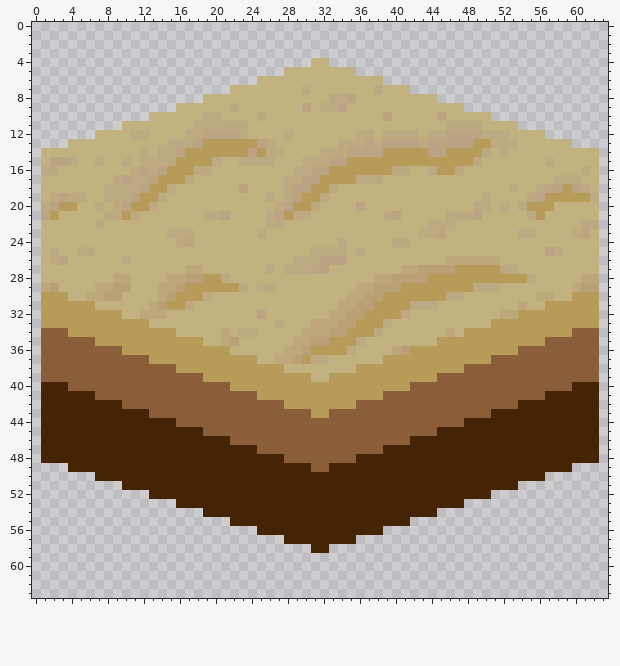
A pixel-art sprite gets an edit: res/sandtile.png. Above is the file before it was changed.
The file is 64x64 pixels.
Now the later version:
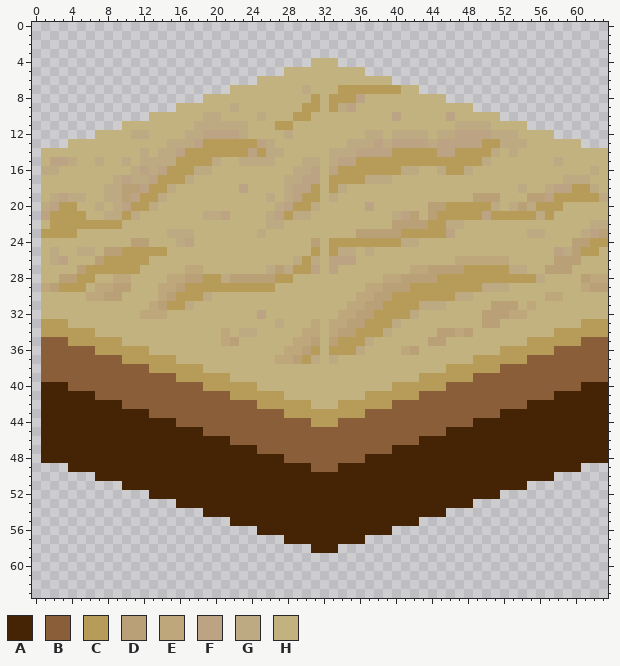
Palette (. is transparent): A #452406  B #895e38  C #b79b58  D #baa077  E #bda77b  F #bba383  G #beaa82  H #c2b280
Difference:
Changed rows in their new state; - is an unchanged pixel.
first column x 1:
 4 --------------------------------H------------------------------
 5 -----------------------------------H---------------------------
 6 --------------------------------------H------------------------
 7 ---------------------------------CCCCCCC-H---------------------
 8 ------------------------------C-CCCF--------H------------------
 9 -----------------------------CCHCGF------------H---------------
10 ----------------------------CC--------HF----HF----H------------
11 --------------------------CC-----------------H---G---H---------
12 -----------------------------------H-GH---GH-G---F--G---H------
13 ---------------------------------H--GFG---FG----F-C--G-----H---
14 -------------------------------H--G---F----C-F---CGHG---------H
15 -------------------------------HG-F-------------CG------HG----H
16 -------------------------------HF------C-G-HG-CG------------HGH
17 -------------------------------H---C--G------------------H--G-H
18 ---------DD--------------------HCG------------------HG-HG-FCCGH
19 ---------D---------------------HG---------------DDD---DDF----CG
20 -----------------------------------HF------DDCCCCCGHGDG--C----H
21 --CCC---------------------------------HGFD-DCCCCCFCCCCCGC-----H
22 -CCCCCCCC------------------------------DDDDCC-G-------------H-G
23 CCCC-------------------------------DDDDDCCCCCF-------H-G---HGFD
24 ----------DD------------------D-CCCCCCCC-G-----------------DDCC
25 -------DDCCCCC----------------CHC-GHG-------------------HFGDCCH
26 ------DCCCCC-----------------C-H--F----------H-----E-----DDD--H
27 ----DCCCCCC---------------D-CC-HF-------H-E---D----C-G--DDD---H
28 --DDCC---------------DDDDDCC---------H-E---D----------CG----D-E
29 --CCC-----------------CCCC---------H-E--D-------C--G-------HE-D
30 HHH-------------------------------H-E-D------C-G-------H-E-HHHH
31 HHHHHH---------------------------H-E-D---C--G-----DDDHE-HHHHHHH
32 HHHHHHHHH-----------------------H-E-D---CG-------DDD-EHHHHHHHHH
33 ---HHHHHHHHH-------------------H-E-D--CG---------DDHHHHHHHHH--C
34 CCC---HHHHHHHHH----------------HE-D--CG-----DDEDHHHHHHHHH--CCCC
35 ---CCC---HHHHHHHHH-------------HD--CG------DDHHHHHHHHH--CCCC--B
36 ------CCC---HHHHHHHHH----------H--CG---HEDHHHHHHHHH--CCCC-----B
37 ---------CCC---HHHHHHHHH-------HG-----HHHHHHHHHH--CCCC--------B
38 ------------CCC---HHHHHHHHH--------HHHHHHHHHH--CCCC-----------B
39 ---------------CCC---HHHHHHHHH--HHHHHHHHHH--CCCC--------------B
40 ------------------CCC---HHHHHHHHHHHHHHH--CCCC--------------B--A
41 ---------------------CCC---HHHHHHHHH--CCCC--------------B-----A
42 ------------------------CCC---HHH--CCCC--------------B--------A
43 ---------------------------CCC--CCCC--------------B-----------A
44 ------------------------------CCC--------------B--------------A
45 --------------------------------------------B-----------------A
46 -----------------------------------------B--------------------A
47 --------------------------------------B-----------------------A
48 -----------------------------------B--------------------------A
49 --------------------------------B--------------------------A---
50 --------------------------------------------------------A------
51 -----------------------------------------------------A---------
52 --------------------------------------------------A------------
53 -----------------------------------------------A---------------
54 --------------------------------------------A------------------
55 -----------------------------------------A---------------------
56 --------------------------------------A------------------------
57 -----------------------------------A---------------------------
58 --------------------------------A------------------------------
Pixel boxes of the changes (left, top, right, bottom) in both pictures:
changed: (41, 58, 608, 553)
